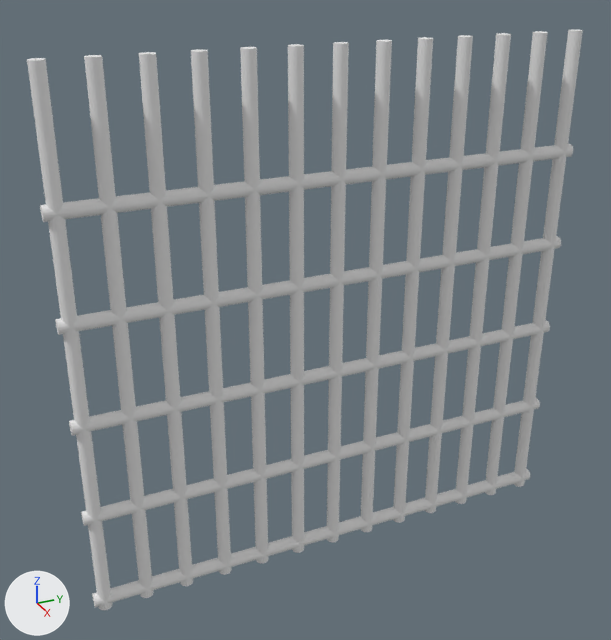
An edit to the OBJ model models/resetke.obj, drawn before and after from the same camera.
One viewpoint serves both versions: a 50 mm lens placed at (-1.16, -2.41, 11.06), pointed at (-6.09, -0.2, 8.6). Lighting does not change. The marker at lower left points along +X, +Y and +Z. Where no turn or scale is listed for an object, it has been applied to the vertices.

In view in the first picture: 'resetke_Cylinder.004'.
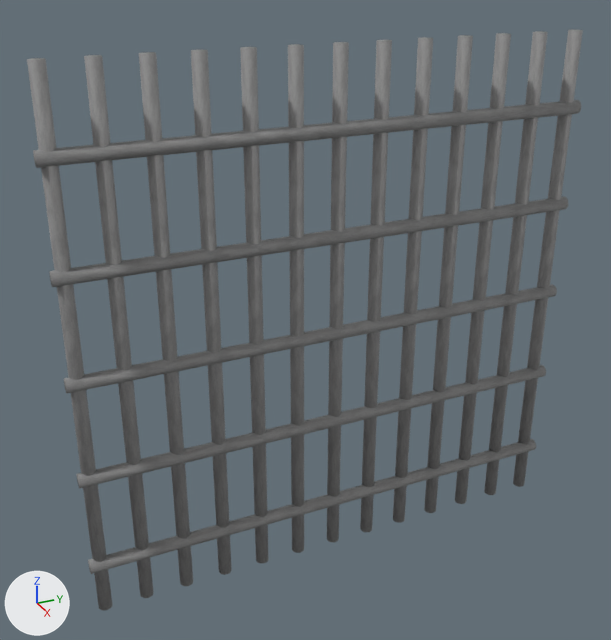
The newer file is also turned or shifted as a whole; pictures and numbers use the older file's frame.

What the commit changed:
Picture 'tekstura_resetke.jpg' (img_tekstura_resetke_jpg) is new.
Material 'Material.001' (mat_material_001) is new.
Its texture is img_tekstura_resetke_jpg.
Its roughness is 0.69.
Material 'Material' (mat_material) is new.
Its texture is img_tekstura_resetke_jpg.
Its roughness is 0.69.
me_resetke_cylinder_004 is used by ob_resetke_cylinder_004; location (0.0, 0.0, 0.0).
me_resetke_cylinder_004 had 720 vertices, 1368 faces and spanned x -6.05..-5.95, y -1.88..1.88, z 6.7..10.46.
me_resetke_cylinder_004 now has 720 vertices, 1368 faces and spans x -6.05..-5.93, y -1.88..1.88, z 6.7..10.46.
me_resetke_cylinder_004 part 1: the loose piece of 40 vertices spanning x -6.05..-5.95, y -1.88..1.88, z 6.73..6.83 is moved by (0.02, 0.0, 0.32).
me_resetke_cylinder_004 part 2: the loose piece of 40 vertices spanning x -6.05..-5.95, y -1.88..1.88, z 7.44..7.54 is moved by (0.02, 0.0, 0.32).
me_resetke_cylinder_004 part 3: the loose piece of 40 vertices spanning x -6.05..-5.95, y -1.88..1.88, z 8.15..8.25 is moved by (0.02, 0.0, 0.32).
me_resetke_cylinder_004 part 4: the loose piece of 40 vertices spanning x -6.05..-5.95, y -1.88..1.88, z 8.86..8.96 is moved by (0.02, 0.0, 0.32).
me_resetke_cylinder_004 part 5: the loose piece of 40 vertices spanning x -6.05..-5.95, y -1.88..1.88, z 9.57..9.67 is moved by (0.02, 0.0, 0.32).
me_resetke_cylinder_004 part 6: 934 faces spanning x -6.05..-5.95, y -1.85..1.85, z 6.7..10.46 switch from mat_none (white #e7e7e7) to mat_material (picture img_tekstura_resetke_jpg).
me_resetke_cylinder_004 part 7: the surface is now shaded smooth.
me_resetke_cylinder_004 now uses material mat_material_001 (picture img_tekstura_resetke_jpg).

Pixel boxes [x1, y1, x2, y2] of what changed, in the pictures (611 x 640 px; the box of a moved part takes in the faces that stretch with it):
part 1 of me_resetke_cylinder_004, moved or reshaped
    before: [92, 469, 530, 607]
    after: [88, 439, 536, 574]
part 2 of me_resetke_cylinder_004, moved or reshaped
    before: [81, 397, 540, 526]
    after: [77, 365, 546, 488]
part 3 of me_resetke_cylinder_004, moved or reshaped
    before: [69, 320, 550, 435]
    after: [64, 284, 557, 393]
part 4 of me_resetke_cylinder_004, moved or reshaped
    before: [55, 236, 561, 335]
    after: [49, 196, 568, 287]
part 5 of me_resetke_cylinder_004, moved or reshaped
    before: [40, 144, 573, 222]
    after: [33, 100, 581, 168]
part 6 of me_resetke_cylinder_004, recoloured
    both: [27, 29, 583, 610]
